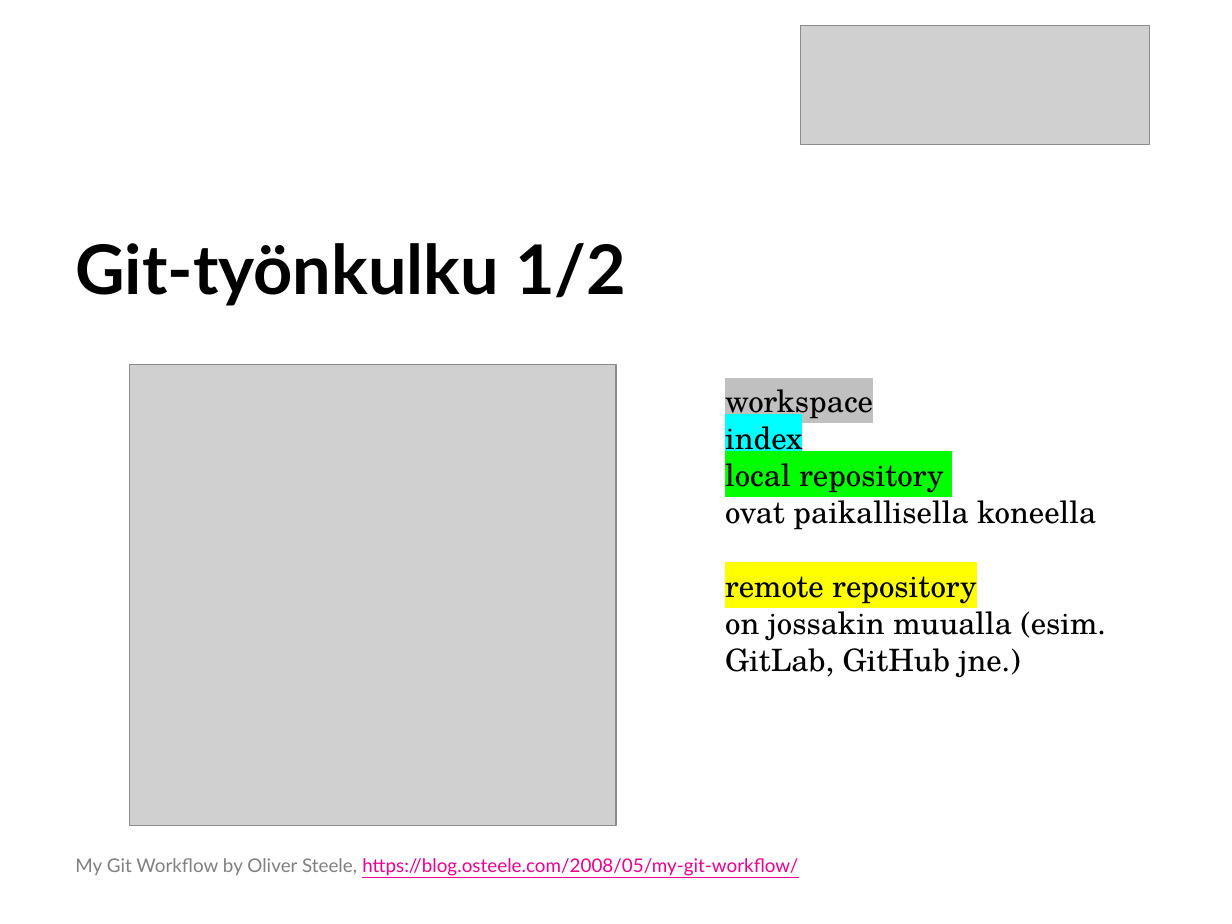
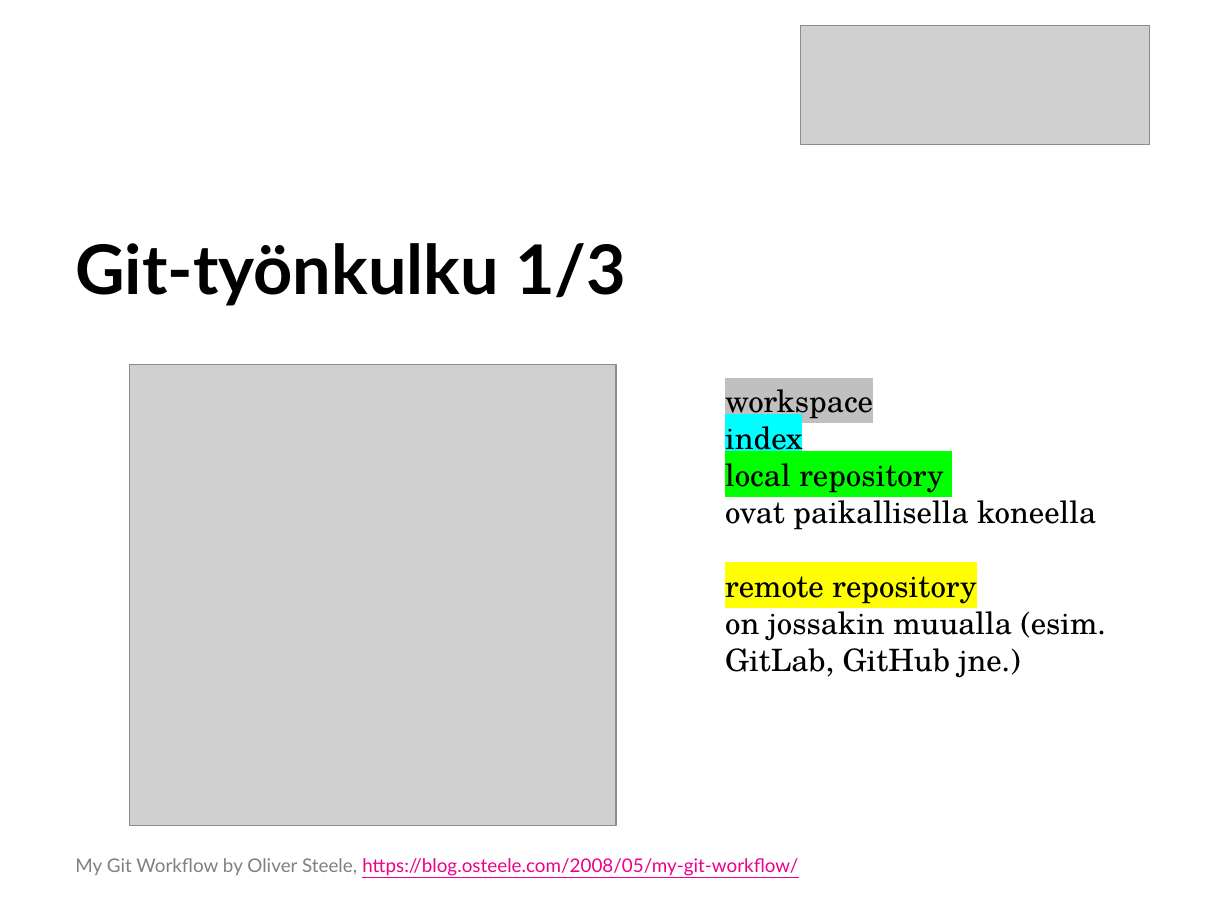
Before and after one commit to SavoniaUAS/versioncontrol, a slide deck: slide 16 of versionhallinta.pptx (slide 15 before the commit). Drawn at 1232x924 pixels with LibreOffice and Linux fonts; fonts in the diff are those of the drawing; grey boxes stand for pictures; background and template pictures are left out. Boxes give left, top, right and bottom in pixels: in the first picture for what was removed or moved away, otherwise in the second. Text is boxed around its words. In the diff, an @@ line names an element or a change of style, - is before the commit and + after.

```diff
--- a/versionhallinta.pptx
+++ b/versionhallinta.pptx
@@ title at <box>75,243,626,306</box>: text changed @@
-Git-työnkulku 1/2
+Git-työnkulku 1/3
```
Also in this commit, not shown: 7 other slides changed, 2 slides added, 1 other file.
